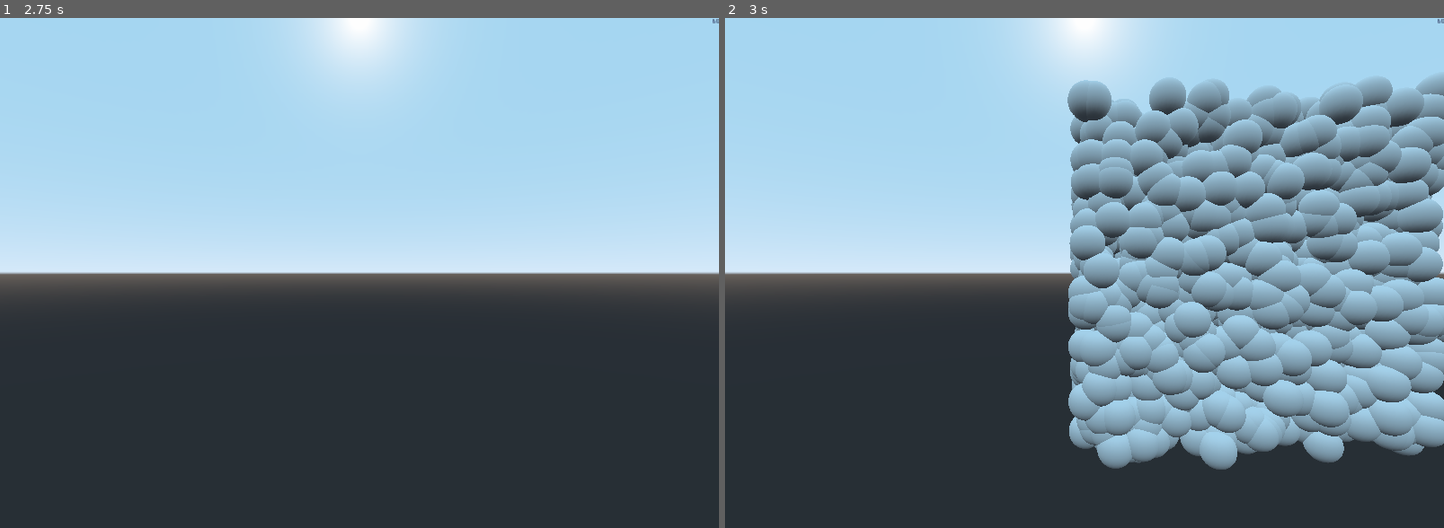
Above: before the commit, frames 1-2 (left to right).
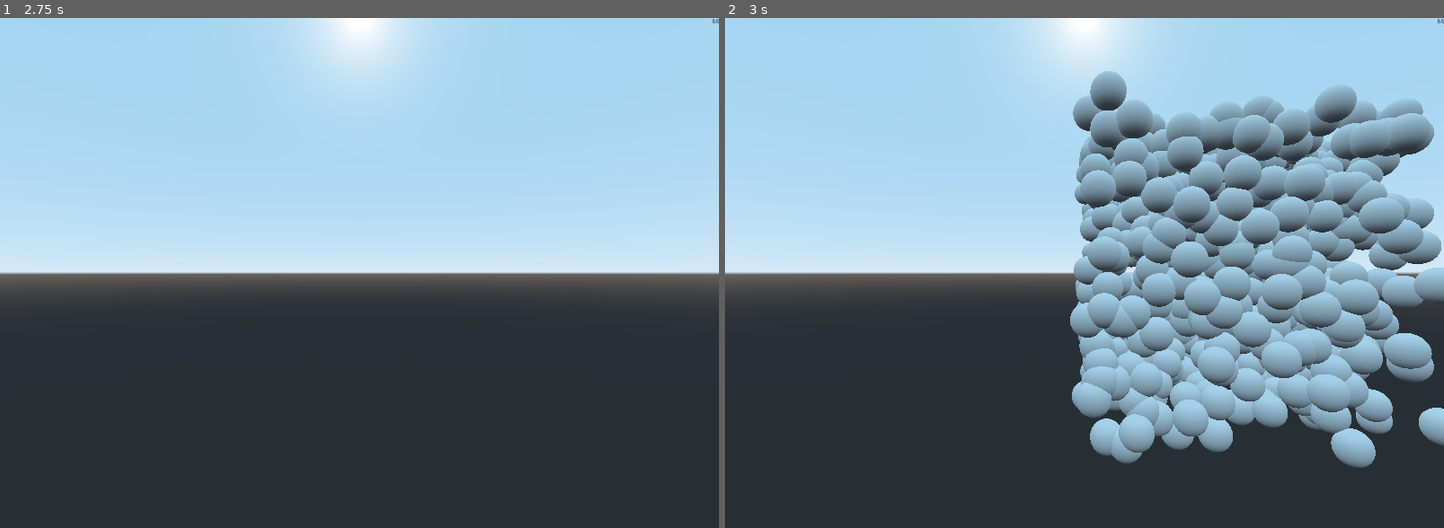
Above: after the commit, the same moments.

Repository: bluenote10/GodotExperiments
Game: Godot game, scene res://main.tscn
The game is run twice, just before and just after one commit, with the same random seed, the same clock (stepped at 60 frames per second) and the same inputs.
Inputs:
- Up to frame 1 (2.75 s): tap Enter at 0.5, 2 s; tap Space at 1.25 s
- Up to frame 2 (3 s): tap Space at 2.75 s

Frame 1 is identical in both runs. In frame 2, 26% of the frame differs, in the area x 47-100%, y 10-89%.

Commit message:
found issue of slow add_child

Diff:
--- /dev/null
+++ b/AddManyChildNodes/generator_v2.gd
@@ -0,0 +1,65 @@
+extends Spatial
+
+"""
+Ah, found it, it is the legible_unique_name parameter of the add_child function, which
+apparently leads to quadratic complexity internally...
+
+With spheres:
+
+N =  1000       0.444 s       0.444 ms/op
+N =  2000       5.046 s       2.523 ms/op
+N =  3000      29.617 s       9.872 ms/op
+
+It should be noted that the node names without enabling legible_unique_name are still
+pretty readable as long as one sets their name.
+"""
+
+const num_nodes := 1000
+
+var added := false
+var t: = 0.0
+
+var cube_mesh = CubeMesh.new()
+var sphere_mesh = SphereMesh.new()
+
+
+func _ready():
+    cube_mesh.size = Vector3(0.05, 0.05, 0.05)
+
+    sphere_mesh.height = 0.1
+    sphere_mesh.radius = 0.05
+
+
+func add_many_children(parent: Node, position: Vector3, kind = "sphere"):
+    var mesh: Mesh
+    if kind == "cube":
+        mesh = cube_mesh
+    elif kind == "sphere":
+        mesh = sphere_mesh
+
+    var mesh_inst = MeshInstance.new()
+    mesh_inst.name = "SomeName"
+    mesh_inst.mesh = mesh
+    mesh_inst.translate(position)
+
+    parent.add_child(mesh_inst, true)
+
+
+func _process(delta):
+    t += delta
+
+    if t > 3.0 and not added:
+        added = true
+
+        print("Start adding")
+        var t1 = OS.get_ticks_msec()
+
+        for i in num_nodes:
+            var position = Vector3(randf(), randf(), randf())
+            add_many_children(self, position)
+
+        var t2 = OS.get_ticks_msec()
+        print("Stop adding")
+
+        var t_sec = float(t2 - t1) / 1000
+        print("N = %5d    %8.3f s    %8.3f ms/op" % [num_nodes, t_sec, t_sec * 1000 / num_nodes])
--- a/AddManyChildNodes/main.tscn
+++ b/AddManyChildNodes/main.tscn
@@ -1,6 +1,6 @@
 [gd_scene load_steps=3 format=2]
 
-[ext_resource path="res://generator_v1.gd" type="Script" id=1]
+[ext_resource path="res://generator_v2.gd" type="Script" id=1]
 [ext_resource path="res://fps_label.gd" type="Script" id=2]
 
 [node name="Generator" type="Spatial"]
